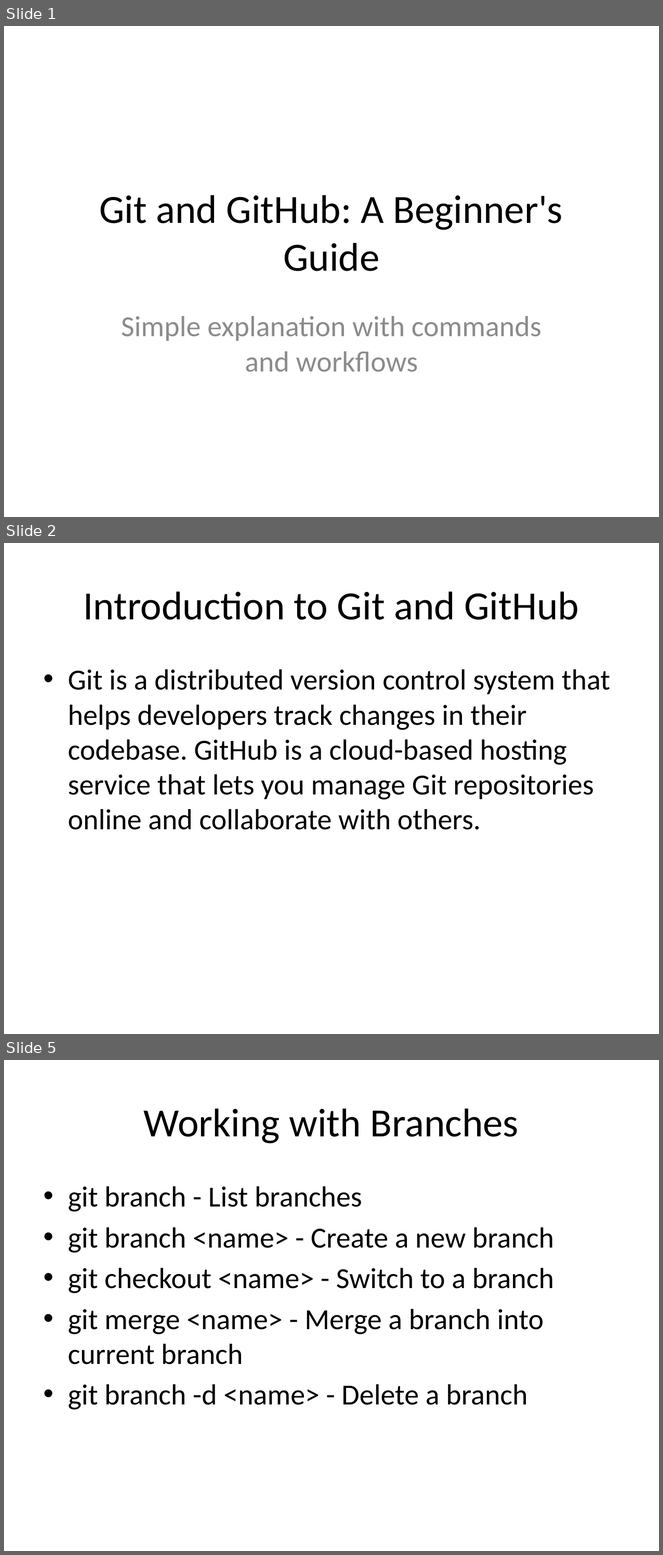
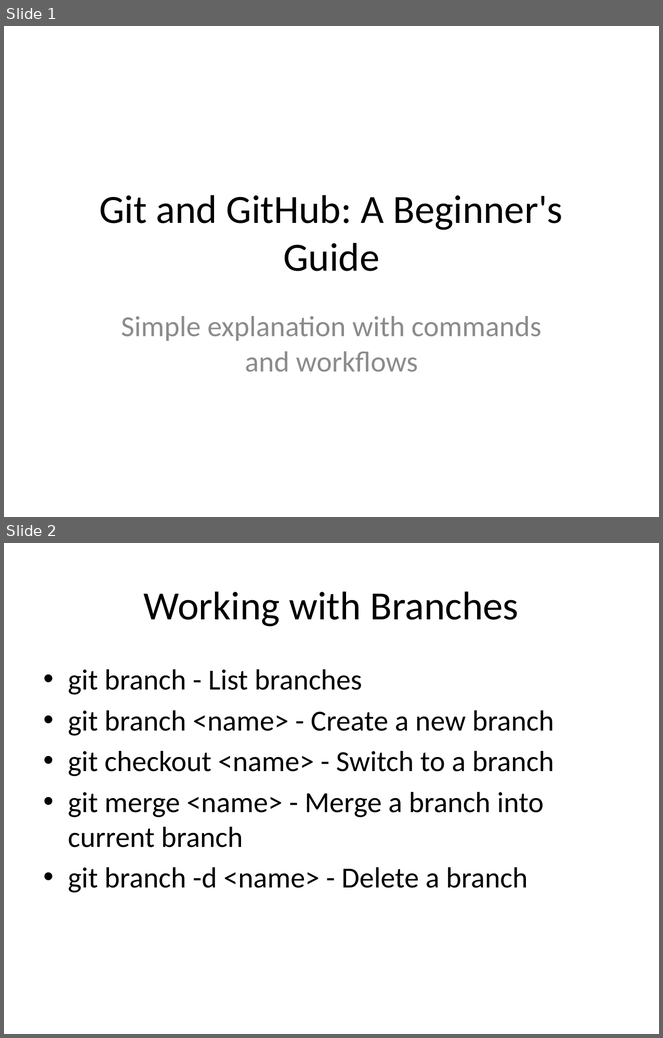
Before and after one commit to QualityThough-cypress-team/Ecommerce_automtion, a slide deck: cypress/e2e/Git_GitHub_Beginners_Guide.pptx. Shown one above the other, each under a label of ours: slides 1, 2 and 5 before the commit, slides 1 and 2 after it; the slides between them are not shown. The pictures are 663x1555 and 663x1038 pixels, drawn with LibreOffice and Linux fonts; fonts in the diff are those of the drawing. Boxes give left, top, right and bottom in pixels: in the first picture for what was removed or moved away, otherwise in the second. Text is boxed around its words. In the diff, an @@ line names an element or a change of style, - is before the commit and + after.

```diff
--- a/cypress/e2e/Git_GitHub_Beginners_Guide.pptx
+++ b/cypress/e2e/Git_GitHub_Beginners_Guide.pptx
@@ slide 2 removed at [4, 543, 659, 1034], background #FFFFFF @@
@@ title removed at [83, 591, 579, 620] @@
-Introduction to Git and GitHub
@@ text removed at [68, 669, 610, 830] @@
-• Git is a distributed version control system that helps developers track changes in their codebase. GitHub is a cloud-based hosting service that lets you manage Git repositories online and collaborate with others.
@@ what was slide 5 is now slide 2 @@
```
Also in this commit, not shown: 1 slide changed, 2 other slides removed.
